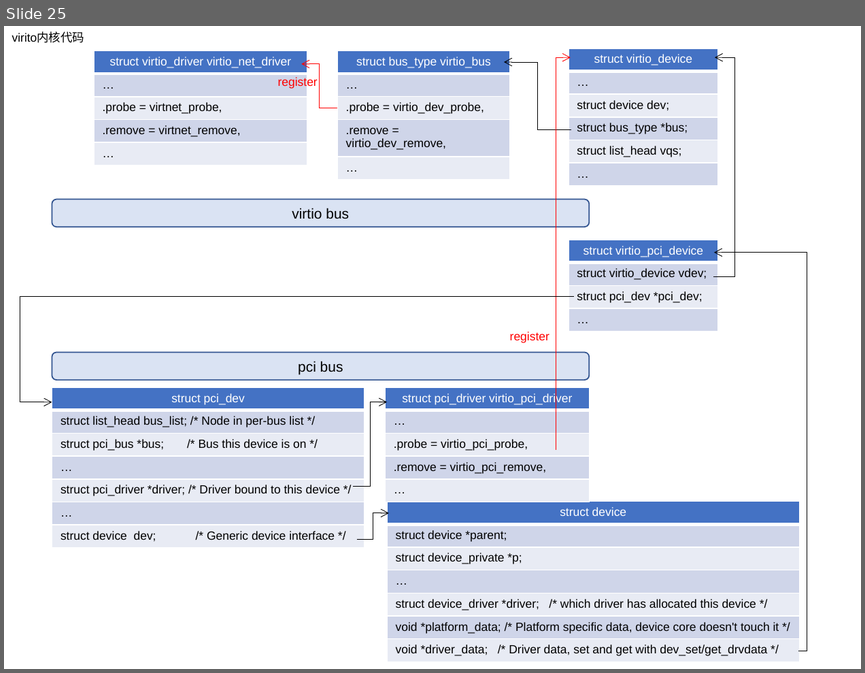
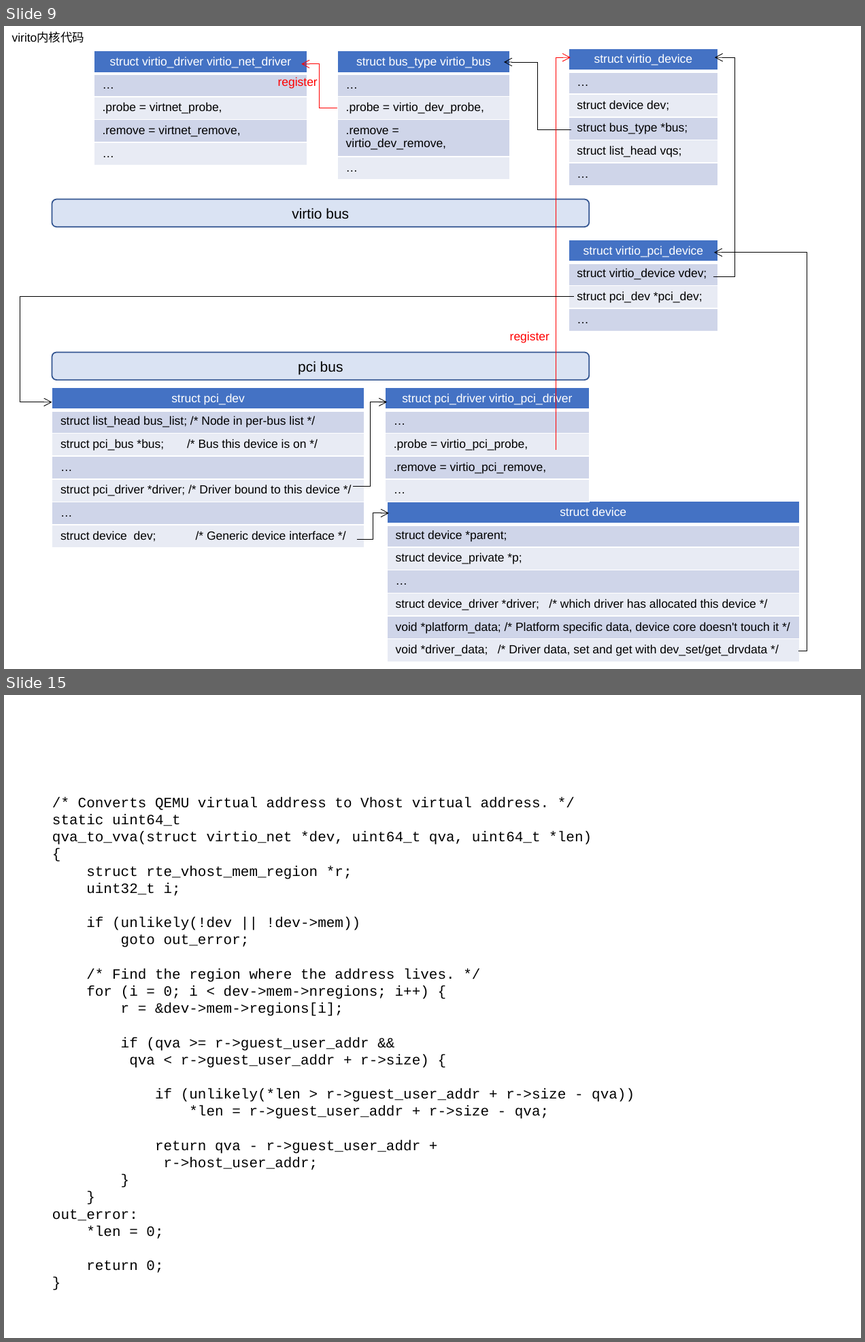
Before and after one commit to movetobe/xxx, a slide deck: xxx.pptx. Shown one above the other, each under a label of ours: slide 25 before the commit, slides 9 and 15 after it; the slides between them are not shown. The pictures are 865x673 and 865x1342 pixels, drawn with LibreOffice and Linux fonts; fonts in the diff are those of the drawing. Boxes give left, top, right and bottom in pixels: in the first picture for what was removed or moved away, otherwise in the second. Text is boxed around its words. In the diff, an @@ line names an element or a change of style, - is before the commit and + after.

```diff
--- a/xxx.pptx
+++ b/xxx.pptx
@@ slide 15 added at (x1=4, y1=695, x2=861, y2=1338), background #FFFFFF @@
@@ text added at (x1=52, y1=797, x2=634, y2=1272), 12 pt, text #000000 @@
+/* Converts QEMU virtual address to Vhost virtual address. */
+static uint64_t
+qva_to_vva(struct virtio_net *dev, uint64_t qva, uint64_t *len)
+{
+struct rte_vhost_mem_region *r;
+uint32_t i;
+if (unlikely(!dev || !dev->mem))
+goto out_error;
+/* Find the region where the address lives. */
+for (i = 0; i < dev->mem->nregions; i++) {
+r = &dev->mem->regions[i];
+if (qva >= r->guest_user_addr &&
+qva < r->guest_user_addr + r->size) {
+if (unlikely(*len > r->guest_user_addr + r->size - qva))
+*len = r->guest_user_addr + r->size - qva;
+return qva - r->guest_user_addr +
+r->host_user_addr;
+}
+}
+out_error:
+*len = 0;
+return 0;
+}
@@ what was slide 25 is now slide 9 @@
```
Also in this commit, not shown: 6 slides changed, 10 other slides added, 3 slides removed, 19 other files.
